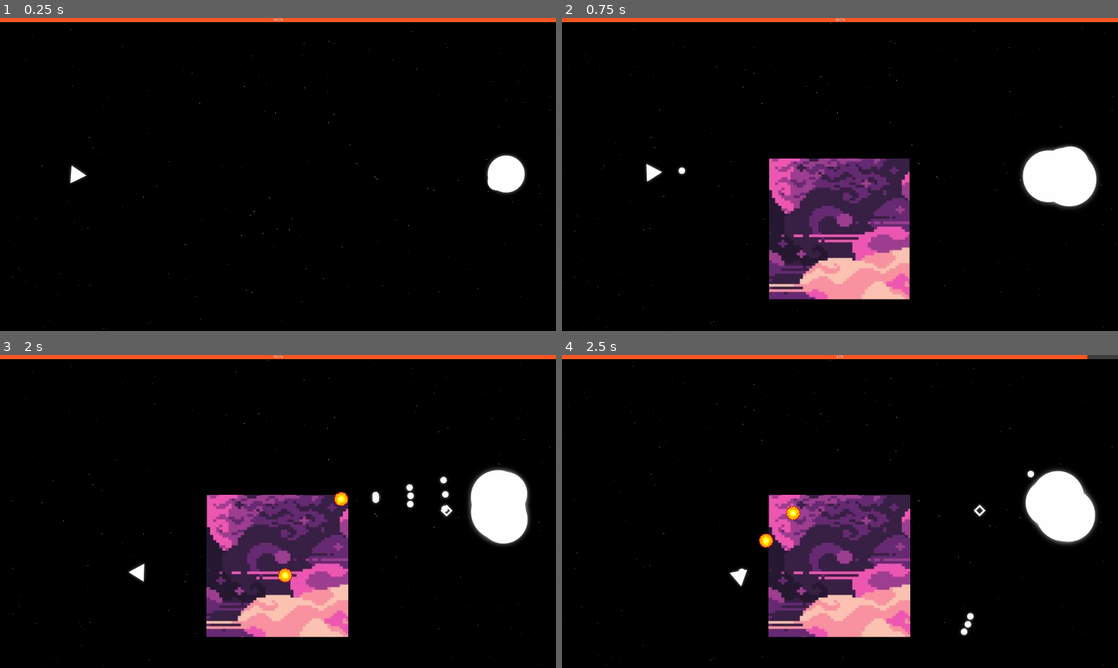
Above: before the commit, frames 1-4 (two rows, left to right).
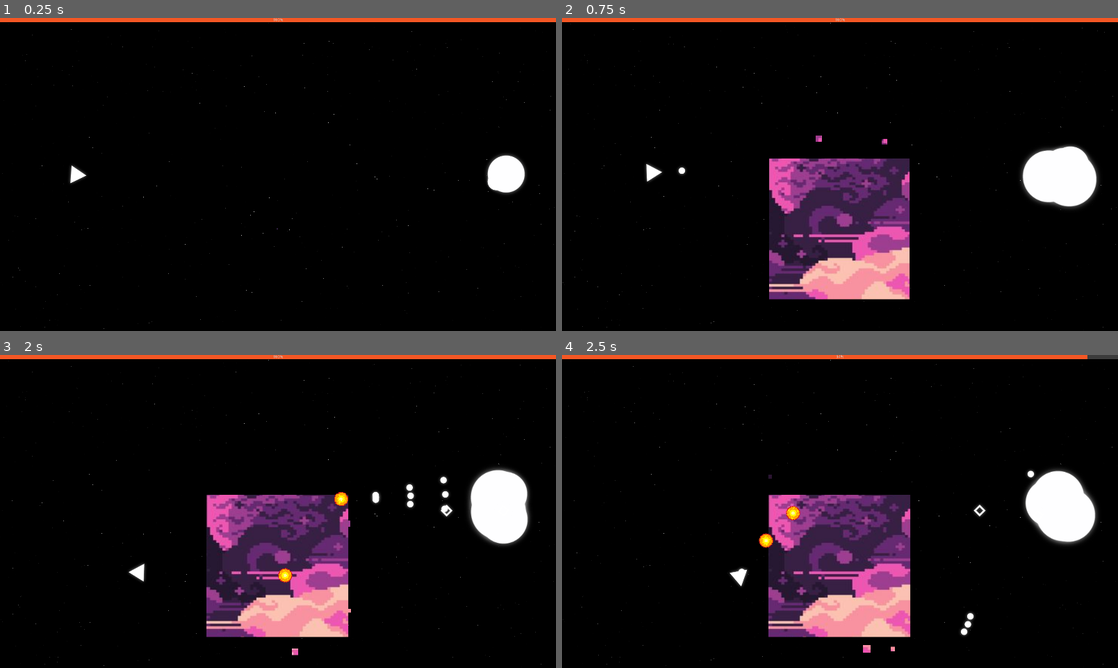
Above: after the commit, the same moments.

Repository: SAM2WOW/ProjectDanmaku
Game: Godot game, scene res://scenes/Main.tscn
The game is run twice, just before and just after one commit, with the same random seed, the same clock (stepped at 60 frames per second) and the same inputs. The engine's default icon, where the game draws it, is replaced by a stand-in: a white triangle on a blue panel in a dark square.
Inputs (mouse positions are in pixels of both pictures, inside the frame that each line leads up to):
- Up to frame 1 (0.25 s): no input
- Up to frame 2 (0.75 s): tap Enter at 0.5 s; move the mouse to (962, 158) at 0.52 s; press the mouse at (962, 158) at 0.53 s; hold D (move_right) from 0.53 s (still down)
- Up to frame 3 (2 s): move the mouse to (166, 527) at 1.27 s; release D (move_right) at 1.28 s; release the mouse at (166, 527) at 1.28 s; hold S (move_down) from 1.28 s (still down); click (166, 527) at 1.35 s
- Up to frame 4 (2.5 s): move the mouse to (895, 442) at 2.02 s; release S (move_down) at 2.03 s; press the mouse at (895, 442) at 2.03 s; hold D (move_right) from 2.03 s (still down)

Frame 1 is identical in both runs. In frame 2, less than 0.1% of the frame differs, in the area x 45-59%, y 37-41%; in frame 3, less than 0.1%; in frame 4, less than 0.1%, in the area x 37-60%, y 38-96%.

Commit message:
test particle update

Diff:
--- a/arts/shaders/Style1.tres
+++ b/arts/shaders/Style1.tres
@@ -44,7 +44,7 @@
 
 }
 "
-graph_offset = Vector2( -758.509, -43.9514 )
+graph_offset = Vector2( -354.28, -10.2614 )
 mode = 1
 flags/light_only = false
 nodes/fragment/2/node = SubResource( 1 )
@@ -53,7 +53,7 @@
 nodes/fragment/3/position = Vector2( -580, 160 )
 nodes/fragment/4/node = SubResource( 3 )
 nodes/fragment/4/position = Vector2( -280, 160 )
-nodes/fragment/connections = PoolIntArray( 2, 0, 0, 0, 3, 0, 4, 0, 4, 0, 2, 0 )
+nodes/fragment/connections = PoolIntArray( 3, 0, 4, 0, 4, 0, 2, 0, 2, 0, 0, 0 )
 
 [resource]
 shader = SubResource( 4 )
--- a/objects/system/portal.gd
+++ b/objects/system/portal.gd
@@ -6,6 +6,7 @@
 
 func _ready():
 	$Sprite.set_material(load("res://arts/shaders/Style%d.tres" % style))
+	$Sprite/CPUParticles2D.set_material(load("res://arts/shaders/Style%d.tres" % style))
 
 	set_scale(Vector2(0, 0))
 	var tween = create_tween().set_trans(Tween.TRANS_ELASTIC)
--- a/objects/system/portal.tscn
+++ b/objects/system/portal.tscn
@@ -1,11 +1,17 @@
-[gd_scene load_steps=5 format=2]
+[gd_scene load_steps=8 format=2]
 
 [ext_resource path="res://objects/system/portal.gd" type="Script" id=1]
 [ext_resource path="res://arts/shaders/MetalBall/background.png" type="Texture" id=2]
 [ext_resource path="res://arts/shaders/Style0.tres" type="Material" id=3]
+[ext_resource path="res://arts/shaders/Style1.tres" type="Material" id=4]
+[ext_resource path="res://arts/particles/whitecircle.png" type="Texture" id=5]
 
 [sub_resource type="RectangleShape2D" id=1]
 extents = Vector2( 247, 247.5 )
+
+[sub_resource type="Curve" id=2]
+bake_resolution = 24
+_data = [ Vector2( 0, 0.595455 ), 0.0, 1.90438, 0, 0, Vector2( 0.361386, 0.95 ), 0.0, 0.0, 0, 0, Vector2( 1, 0.0590909 ), -4.04, 0.0, 0, 0 ]
 
 [node name="Portal" type="Node2D"]
 script = ExtResource( 1 )
@@ -23,5 +29,19 @@
 z_as_relative = false
 texture = ExtResource( 2 )
 
+[node name="CPUParticles2D" type="CPUParticles2D" parent="Sprite"]
+material = ExtResource( 4 )
+scale = Vector2( 0.260969, 0.260969 )
+texture = ExtResource( 5 )
+emission_shape = 2
+emission_rect_extents = Vector2( 300, 300 )
+spread = 180.0
+gravity = Vector2( 0, 0 )
+initial_velocity = 100.0
+initial_velocity_random = 0.5
+scale_amount = 0.1
+scale_amount_random = 0.3
+scale_amount_curve = SubResource( 2 )
+
 [connection signal="body_entered" from="Area2D" to="." method="_on_Area2D_body_entered"]
 [connection signal="body_exited" from="Area2D" to="." method="_on_Area2D_body_exited"]
